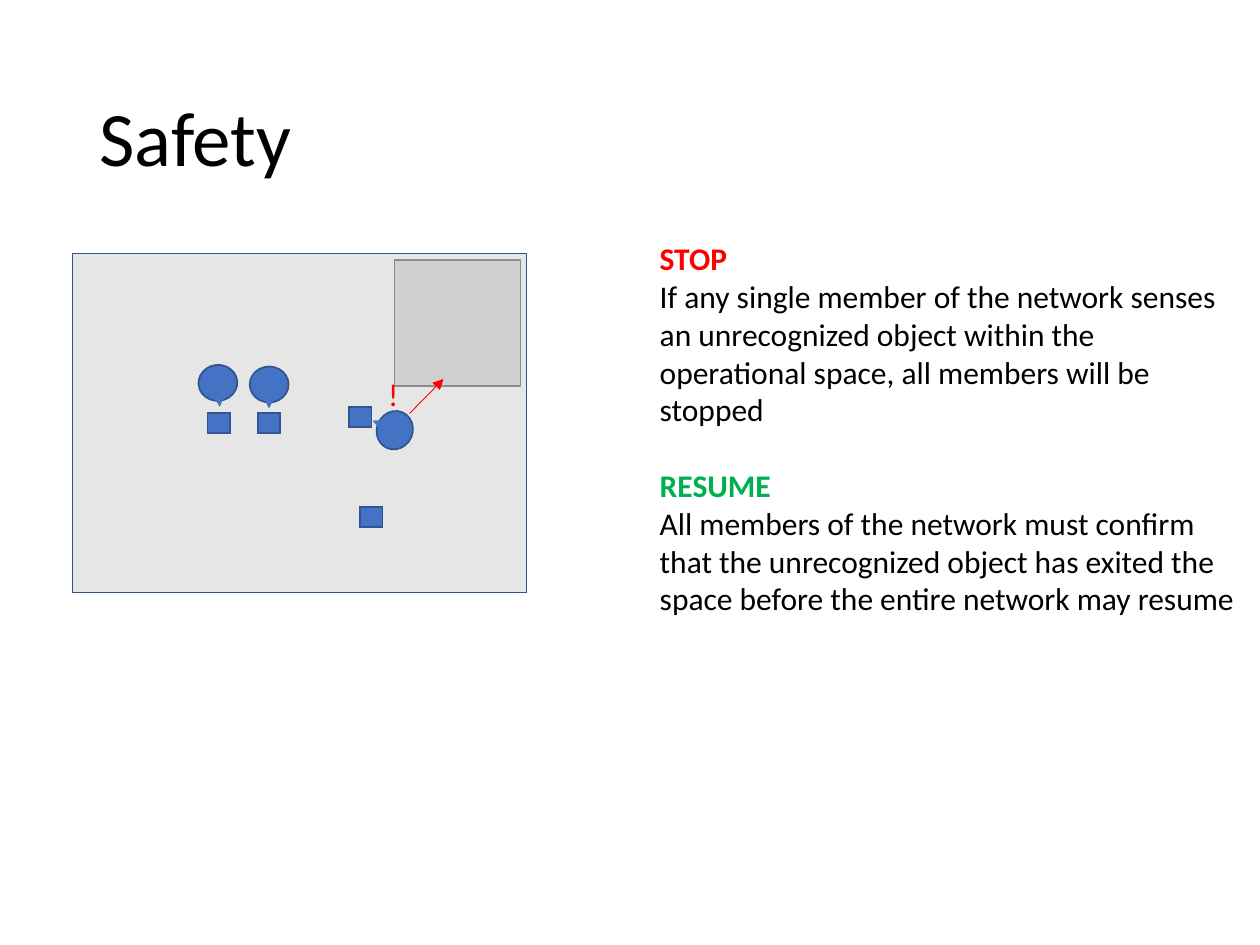
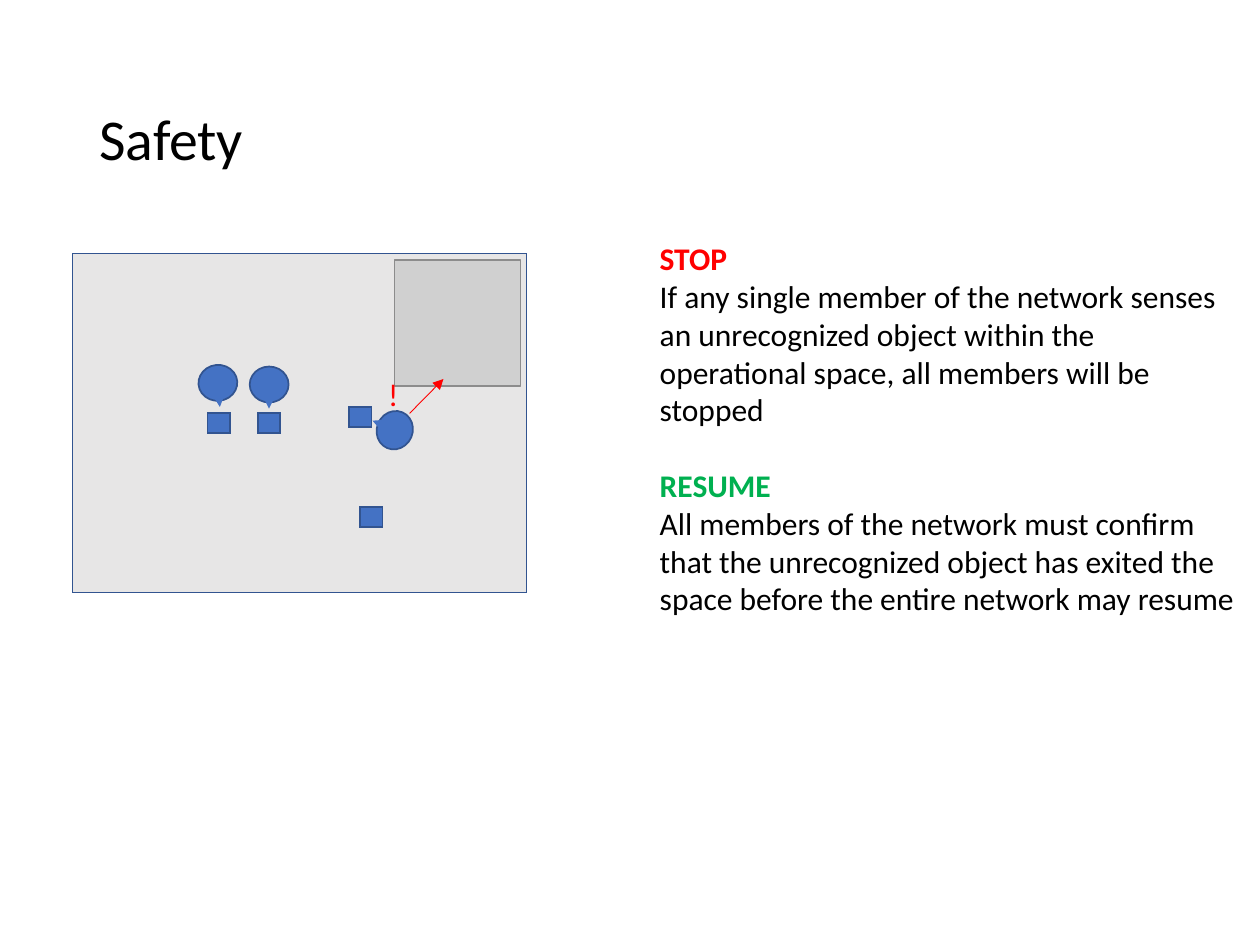
Before and after one commit to gestalt-arch/gestalt-arch, a slide deck: slide 10 of docs/project-spec.pptm (slide 8 before the commit). Drawn at 1260x945 pixels with LibreOffice and Linux fonts; fonts in the diff are those of the drawing; grey boxes stand for pictures. Boxes give left, top, right and bottom in pixels: in the first picture for what was removed or moved away, otherwise in the second. Text is boxed around its words. In the diff, an @@ line names an element or a change of style, - is before the commit and + after.

```diff
--- a/docs/project-spec.pptm
+++ b/docs/project-spec.pptm
@@ title "Safety" at [99,120,243,170]: size 44 to 33 pt @@
```
Also in this commit, not shown: 8 other slides changed, 1 slide added, 1 other file.
